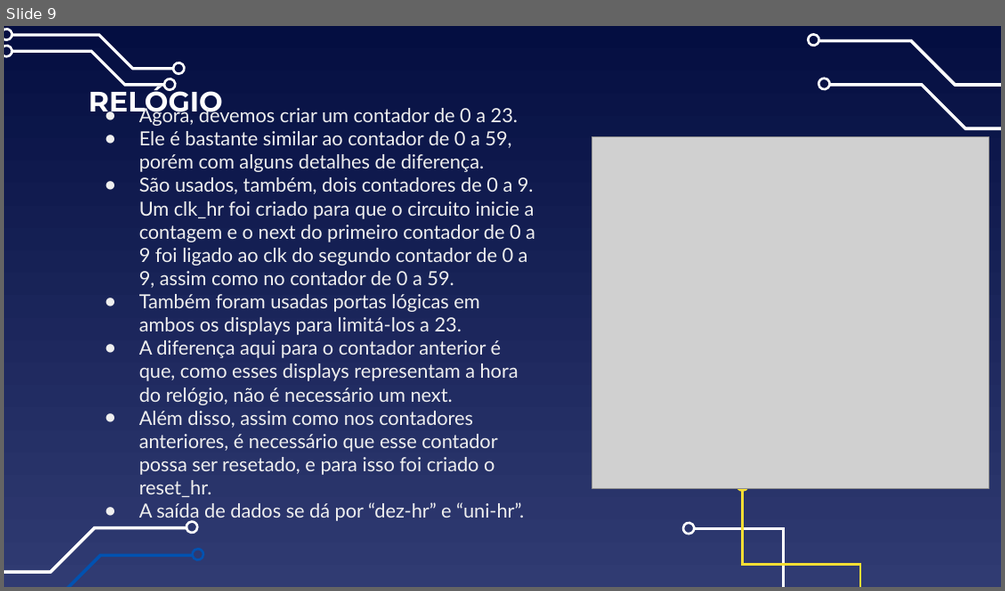
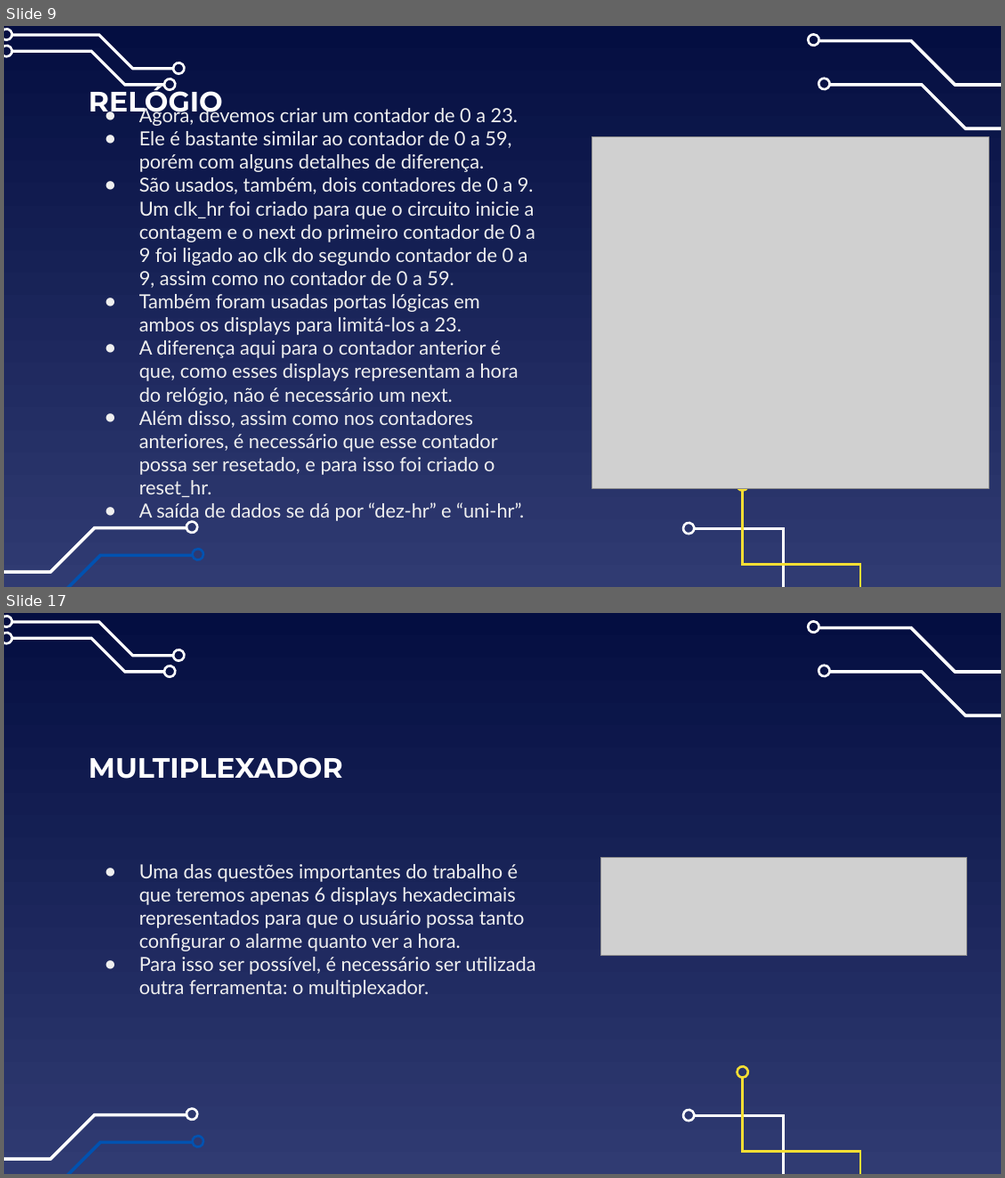
Before and after one commit to IgorTorquatto/Circuitos_Digitais, a slide deck: Trabalho_2_Circuitos_Digitais/TRABALHO.pptx. Shown one above the other, each under a label of ours: slide 9 before the commit, slides 9 and 17 after it; the slides between them are not shown. The pictures are 1005x591 and 1005x1178 pixels, drawn with LibreOffice and Linux fonts; fonts in the diff are those of the drawing; grey boxes stand for pictures. Boxes give left, top, right and bottom in pixels: in the first picture for what was removed or moved away, otherwise in the second. Text is boxed around its words. In the diff, an @@ line names an element or a change of style, - is before the commit and + after.

```diff
--- a/Trabalho_2_Circuitos_Digitais/TRABALHO.pptx
+++ b/Trabalho_2_Circuitos_Digitais/TRABALHO.pptx
@@ slide 17 added at (4,613,1001,1174), background gradient #040E41 to #303B72; not listed: 18 template elements that a slide beside it also shows @@
@@ title added at (89,757,343,779), 27 pt, text #FFFFFF, bold @@
+MULTIPLEXADOR
@@ text added at (139,864,535,997), 18.7 pt, text #EFEFEF @@
+● Uma das questões importantes do trabalho é que teremos apenas 6 displays hexadecimais representados para que o usuário possa tanto configurar o alarme quanto ver a hora.
+● Para isso ser possível, é necessário ser utilizada outra ferramenta: o multiplexador.
@@ picture added at (600,858,967,956) @@
```
Also in this commit, not shown: 10 other slides added, 10 other files.
